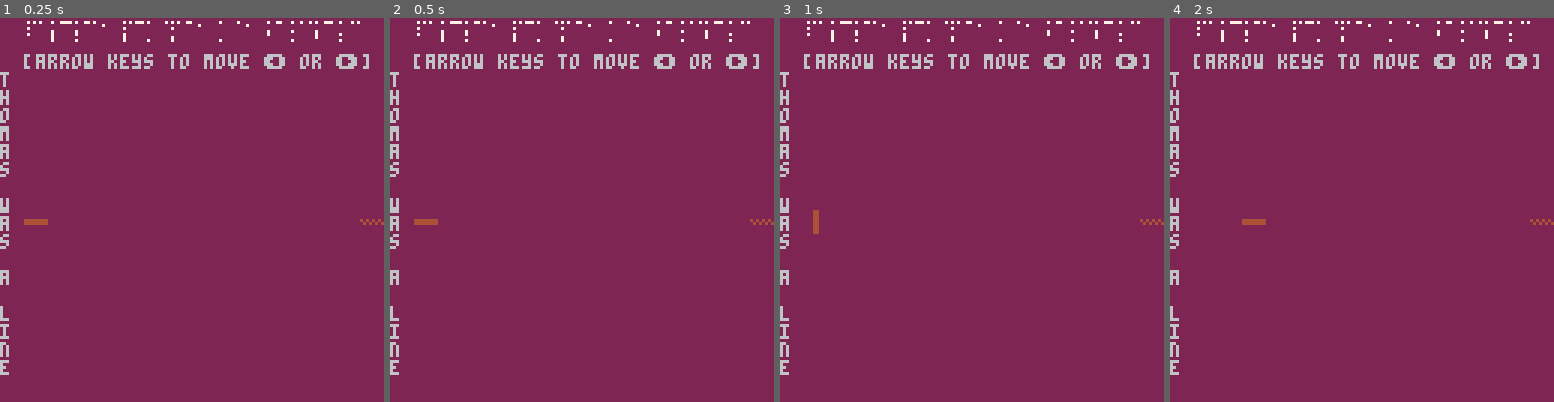
Above: before the commit, frames 1-4 (left to right).
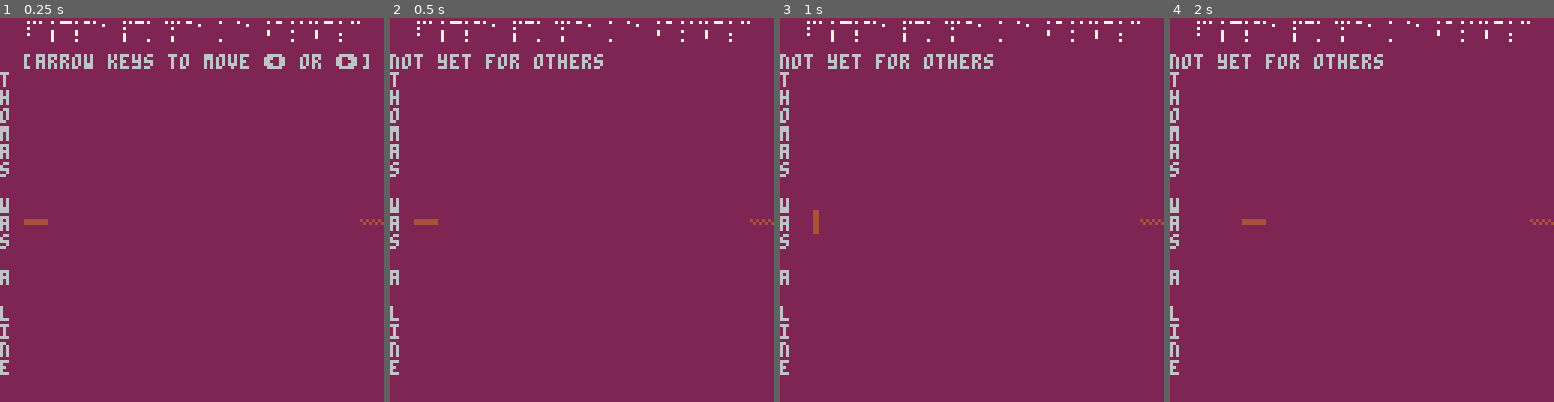
Above: after the commit, the same moments.

Repository: DoctorMikeReddy/Thomas-Was-a-Line
Game: PICO-8 cartridge thomas-was-a-line.p8
The game is run twice, just before and just after one commit, with the same random seed, the same clock (stepped at 60 frames per second) and the same inputs.
Inputs:
- Up to frame 1 (0.25 s): no input
- Up to frame 2 (0.5 s): tap X (X key) at 0.33 s
- Up to frame 3 (1 s): tap O (Z key) at 0.7 s
- Up to frame 4 (2 s): tap X (X key) at 1.07, 1.85 s; hold Right from 1.6 s (still down); tap O (Z key) at 1.7 s

Frame 1 is identical in both runs. In frame 2, 1.5% of the frame differs, in the area x 0-97%, y 9-14%; in frame 3, 1.5%; in frame 4, 1.5%.

Commit message:
First playable build

Diff:
--- a/thomas-was-a-line.p8
+++ b/thomas-was-a-line.p8
@@ -7,34 +7,27 @@
 l = 0
 d=-1 -- default x direction
 button=7 -- null as always false
-hmsg="null"
 vmsg="thomas was a line"
 player=0
 -- test table of player chars
 players={{0,5,-1,8,64},
          {1,8,1,64,64},
-         {2,11,0,64,8}
+         {2,11,0,64,8},
+         {3,14,0,120,64}
         }
 targets={{0,21,-1,120,64}
         }
 maxplayers=1 -- starting at zero
 
-initlevels()
-end
-
-function initlevels()
-levels={{"  [press z (or 🅾️)]" },
+levels={{"  [arrow keys to move ⬅️ or ➡️]"},
+        {"  [press z (or 🅾️)]" },
         {"there must be more than this!"},
         {"fin - for now. come back for more]"}
        }
+hmsg=levels[l+1][1]
 end
 
 function _update()
-  if (l==0) then
-    hmsg="  [arrow keys to move ⬅️ or ➡️]"
-  else
-    hmsg=levels[l][1]
-  end
   x=players[player+1][4]
   y=players[player+1][5]
   d=players[player+1][3]
@@ -96,8 +89,10 @@
     if player>#players-1
       or player>maxplayers-1 then
       player = 0
-    end
-  end
+      hmsg="not yet for others"
+    end
+   end
+
 -- level 0 hack
   if l==0 and
     players[player+1][4]==120
@@ -105,6 +100,7 @@
     players[player+1][5]==64
   then
     l=1
+    hmsg=levels[l+1][1]
     player=0
     players[player+1][3]=1
     players[player+1][4]=8
@@ -119,7 +115,9 @@
     players[player+1][3]>0
   then
     l=2
+    hmsg=levels[l+1][1]
     player=0
+    maxplayers=4
     players[player+1][3]=-1
     players[player+1][4]=8
     players[player+1][5]=64
@@ -129,6 +127,7 @@
   and d>0
   then
     l=3
+    hmsg=levels[l+1][1]
     player=0
     players[player+1][4]=8
     players[player+1][5]=64
@@ -159,18 +158,18 @@
 
 -- level 0 hack
   if l==0 then
-    spr((targets[player+1][2])+
-         targets[player+1][3],
-       targets[player+1][4],
-       targets[player+1][5])
+    spr((targets[1][2])+
+         targets[1][3],
+       targets[1][4],
+       targets[1][5])
 --    spr(17, 120,64)
   elseif l==1 then
     if d<0 then
       spr((
-        targets[player+1][2]),
+        targets[1][2]),
  --        targets[player+1][3],
-       targets[player+1][4],
-       targets[player+1][5])
+       targets[1][4],
+       targets[1][5])
 --        spr(18,120,64)
     else
       spr((
